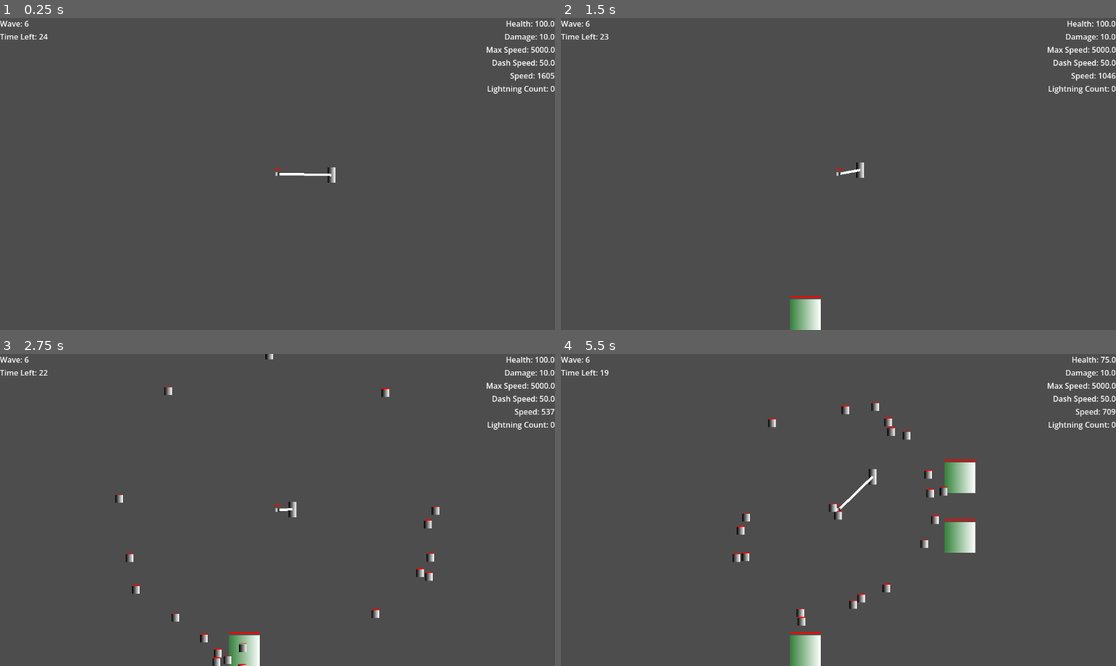
Above: before the commit, frames 1-4 (two rows, left to right).
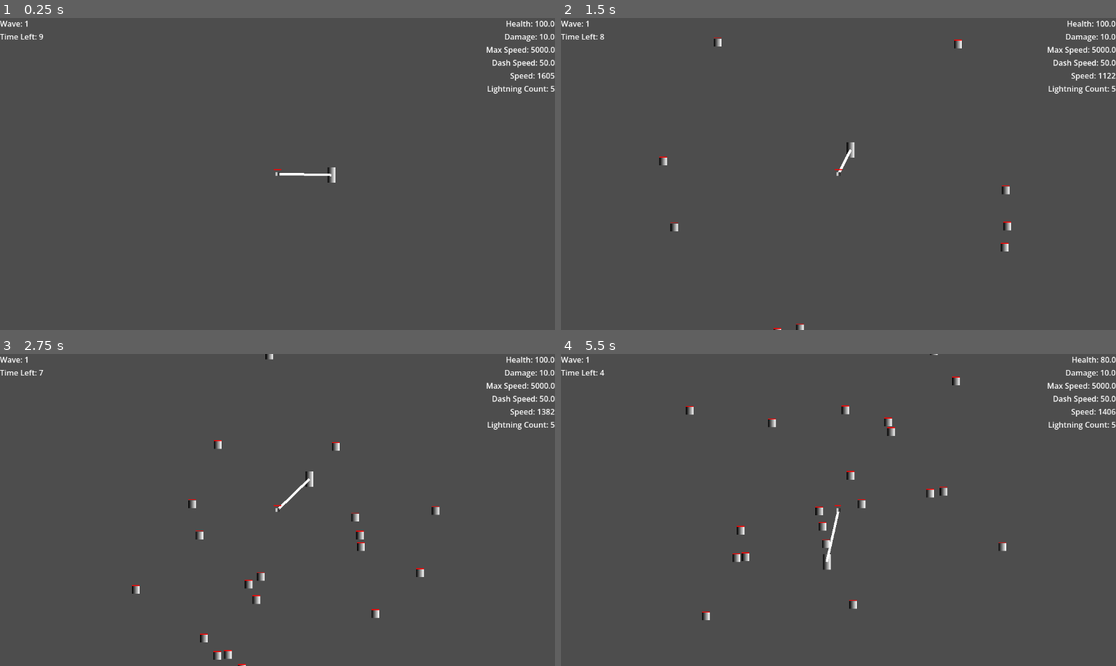
Above: after the commit, the same moments.

Repository: Blulow/majorjam
Game: Godot game, scene res://scenes/game.tscn
Same seed, same stepped clock (60 frames per second), same inputs: the game is played once before the commit and once after it.
Inputs (mouse positions are in pixels of both pictures, inside the frame that each line leads up to):
- Up to frame 1 (0.25 s): no input
- Up to frame 2 (1.5 s): move the mouse to (960, 158) at 0.52 s; hold Right (right) from 0.53 s (still down); tap Shift (dash) at 0.6, 1.35 s; click (960, 158) at 0.67 s; tap Up (up) at 0.77 s; move the mouse to (727, 189) at 1.27 s
- Up to frame 3 (2.75 s): tap Up (up) at 1.52 s; move the mouse to (333, 441) at 2.02 s; release Right (right) at 2.03 s; hold Left (left) from 2.03 s (still down); tap Shift (dash) at 2.1 s
- Up to frame 4 (5.5 s): move the mouse to (810, 572) at 2.77 s; release Left (left) at 2.78 s; hold Right (right) 2.78-4.28 s; tap Shift (dash) every 0.75 s from 2.85 to 5.1 s; click (810, 572) at 2.92 s; tap Up (up) at 3.02, 3.77, 4.52 s; move the mouse to (1005, 556) at 3.52 s; move the mouse to (672, 463) at 4.27 s; hold Left (left) 4.28-5.03 s; move the mouse to (866, 510) at 5.02 s; hold Right (right) from 5.03 s (still down); click (866, 510) at 5.17 s

The runs differ from the first frame. In frame 1, less than 0.1% of the frame differs, in the area x 4-100%, y 0-24%; in frame 2, 1.1%; in frame 3, 1.6%; in frame 4, 2.9%, in the area x 4-100%, y 0-100%.

Commit message:
fix: game balancing

Diff:
--- a/assets/resources/build_cards/attack_increase.tres
+++ b/assets/resources/build_cards/attack_increase.tres
@@ -12,8 +12,7 @@
 [resource]
 script = ExtResource("1_ev0y6")
 name = "Attack Increase"
-description = "Attack +50%"
+description = "Attack +20%"
 image = SubResource("GradientTexture2D_exbg5")
-rarity = 1
 build = ExtResource("1_8by7c")
 metadata/_custom_type_script = "uid://i1l2dnvixscx"
--- a/assets/resources/build_cards/dash_speed.tres
+++ b/assets/resources/build_cards/dash_speed.tres
@@ -12,8 +12,7 @@
 [resource]
 script = ExtResource("2_oxqsn")
 name = "Dash Speed"
-description = "Dash Speed +10%"
+description = "Dash Speed +50%"
 image = SubResource("GradientTexture2D_exbg5")
-rarity = 3
 build = ExtResource("1_0b8v5")
 metadata/_custom_type_script = "uid://i1l2dnvixscx"
--- a/assets/resources/build_cards/health_boost.tres
+++ b/assets/resources/build_cards/health_boost.tres
@@ -12,7 +12,7 @@
 [resource]
 script = ExtResource("2_q3lep")
 name = "Health Boost"
-description = "Health +50%"
+description = "Health +20%"
 image = SubResource("GradientTexture2D_exbg5")
 build = ExtResource("1_3f3fy")
 metadata/_custom_type_script = "uid://i1l2dnvixscx"
--- a/assets/resources/build_cards/lightning.tres
+++ b/assets/resources/build_cards/lightning.tres
@@ -14,6 +14,6 @@
 name = "Lightning"
 description = "Lightning Strike +1\\nAttack + 20%"
 image = SubResource("GradientTexture2D_exbg5")
-rarity = 4
+rarity = 2
 build = ExtResource("1_chyno")
 metadata/_custom_type_script = "uid://i1l2dnvixscx"
--- a/assets/resources/build_cards/max_speed.tres
+++ b/assets/resources/build_cards/max_speed.tres
@@ -12,8 +12,7 @@
 [resource]
 script = ExtResource("2_ohdul")
 name = "Max Speed"
-description = "Max Speed +10%"
+description = "Max Speed +50%"
 image = SubResource("GradientTexture2D_exbg5")
-rarity = 2
 build = ExtResource("1_1txvw")
 metadata/_custom_type_script = "uid://i1l2dnvixscx"
--- a/assets/resources/builds/attack_increase.tres
+++ b/assets/resources/builds/attack_increase.tres
@@ -6,7 +6,7 @@
 
 [sub_resource type="Resource" id="Resource_8wxjd"]
 script = ExtResource("2_uj08s")
-modifier = 0.5
+modifier = 0.2
 metadata/_custom_type_script = "uid://w11si1m6ucay"
 
 [resource]
--- a/assets/resources/builds/dash_speed.tres
+++ b/assets/resources/builds/dash_speed.tres
@@ -4,11 +4,12 @@
 [ext_resource type="Script" uid="uid://buctn4ndfdvs1" path="res://scripts/build/build_effects/dash_speed_modifier.gd" id="2_tg2s0"]
 [ext_resource type="Script" uid="uid://daelugdpvf7sv" path="res://scripts/build/build.gd" id="3_eponu"]
 
-[sub_resource type="Resource" id="Resource_thsqc"]
+[sub_resource type="Resource" id="Resource_tg2s0"]
 script = ExtResource("2_tg2s0")
+modifier = 0.5
 metadata/_custom_type_script = "uid://buctn4ndfdvs1"
 
 [resource]
 script = ExtResource("3_eponu")
-effects = Array[ExtResource("1_tg2s0")]([SubResource("Resource_thsqc")])
+effects = Array[ExtResource("1_tg2s0")]([SubResource("Resource_tg2s0")])
 metadata/_custom_type_script = "uid://daelugdpvf7sv"
--- a/assets/resources/builds/health_boost.tres
+++ b/assets/resources/builds/health_boost.tres
@@ -6,7 +6,7 @@
 
 [sub_resource type="Resource" id="Resource_6ipfj"]
 script = ExtResource("2_6ipfj")
-modifier = 0.5
+modifier = 0.2
 metadata/_custom_type_script = "uid://cwel8nx5xp4lh"
 
 [resource]
--- a/assets/resources/builds/lightning_effect.tres
+++ b/assets/resources/builds/lightning_effect.tres
@@ -5,9 +5,9 @@
 [ext_resource type="Script" uid="uid://daelugdpvf7sv" path="res://scripts/build/build.gd" id="3_c18te"]
 [ext_resource type="Script" uid="uid://w11si1m6ucay" path="res://scripts/build/build_effects/attack_modifier.gd" id="3_f73mf"]
 
-[sub_resource type="Resource" id="Resource_2ypod"]
+[sub_resource type="Resource" id="Resource_80t5n"]
 script = ExtResource("2_80t5n")
-count = 1
+count = 2
 metadata/_custom_type_script = "uid://dhwy7m3kx64to"
 
 [sub_resource type="Resource" id="Resource_d7q4o"]
@@ -17,5 +17,5 @@
 
 [resource]
 script = ExtResource("3_c18te")
-effects = Array[ExtResource("1_5m318")]([SubResource("Resource_2ypod"), SubResource("Resource_d7q4o")])
+effects = Array[ExtResource("1_5m318")]([SubResource("Resource_80t5n"), SubResource("Resource_d7q4o")])
 metadata/_custom_type_script = "uid://daelugdpvf7sv"
--- a/assets/resources/builds/max_speed.tres
+++ b/assets/resources/builds/max_speed.tres
@@ -4,11 +4,12 @@
 [ext_resource type="Script" uid="uid://cgw8c2ywyb6o4" path="res://scripts/build/build_effects/max_speed_modifier.gd" id="2_j1c1x"]
 [ext_resource type="Script" uid="uid://daelugdpvf7sv" path="res://scripts/build/build.gd" id="3_2es04"]
 
-[sub_resource type="Resource" id="Resource_woqjh"]
+[sub_resource type="Resource" id="Resource_j1c1x"]
 script = ExtResource("2_j1c1x")
+modifier = 0.5
 metadata/_custom_type_script = "uid://cgw8c2ywyb6o4"
 
 [resource]
 script = ExtResource("3_2es04")
-effects = Array[ExtResource("1_j1c1x")]([SubResource("Resource_woqjh")])
+effects = Array[ExtResource("1_j1c1x")]([SubResource("Resource_j1c1x")])
 metadata/_custom_type_script = "uid://daelugdpvf7sv"
--- a/assets/resources/wave_patterns/wave_6.tres
+++ b/assets/resources/wave_patterns/wave_6.tres
@@ -97,7 +97,7 @@
 [resource]
 script = ExtResource("13_2sl0x")
 wave_n = 6
-duration = 25.0
+duration = 30.0
 interval = 1.0
 enemy_cap = 100
 pool = Array[ExtResource("1_7c00p")]([SubResource("Resource_7c00p"), SubResource("Resource_hkfic"), SubResource("Resource_c67hw")])
--- a/assets/resources/wave_patterns/wave_7.tres
+++ b/assets/resources/wave_patterns/wave_7.tres
@@ -52,14 +52,14 @@
 
 [sub_resource type="Resource" id="Resource_m7ayw"]
 script = ExtResource("14_trm74")
-health_modifier = 1.7
-damage_modifier = 1.7
+health_modifier = 2.0
+damage_modifier = 2.0
 metadata/_custom_type_script = "uid://bvhhsyy2ad1we"
 
 [resource]
 script = ExtResource("13_rnrwn")
 wave_n = 7
-duration = 25.0
+duration = 30.0
 interval = 1.0
 enemy_cap = 100
 pool = Array[ExtResource("1_lxqxl")]([SubResource("Resource_3gs5g"), SubResource("Resource_tv5q8"), SubResource("Resource_142y2")])
--- a/scripts/player_stats.gd
+++ b/scripts/player_stats.gd
@@ -5,4 +5,4 @@
 var DAMAGE: float
 var MAX_SPEED: float
 var DASH_SPEED: float
-var LIGHTNING_COUNT: int
+var LIGHTNING_COUNT: int = 5
--- a/scripts/wave_manager.gd
+++ b/scripts/wave_manager.gd
@@ -15,7 +15,7 @@
 var duration_timer: float
 
 func _ready() -> void:
-	current_wave_index = 5
+	current_wave_index = 0
 	start_wave(wave_patterns[current_wave_index])
 
 func _process(delta: float) -> void:
